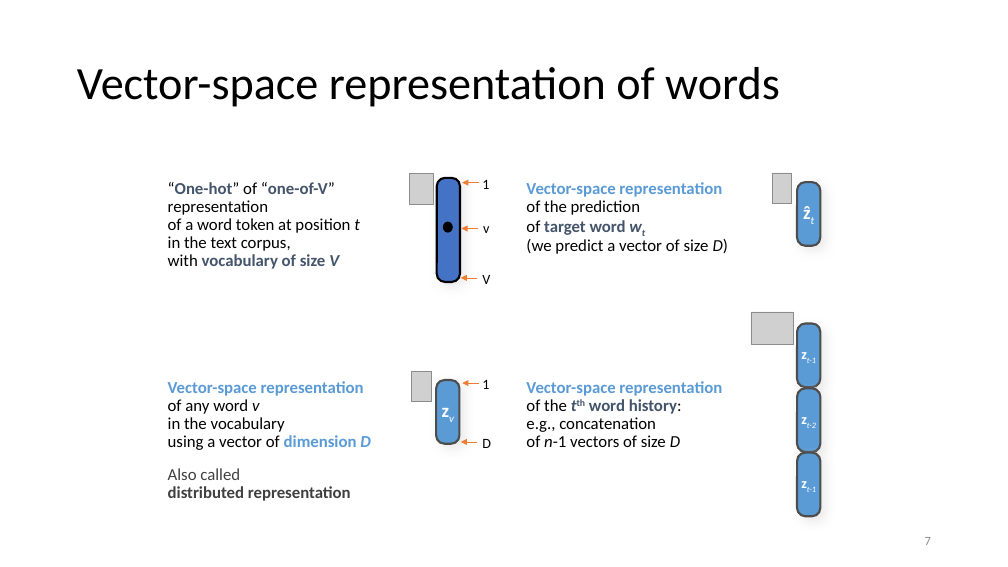
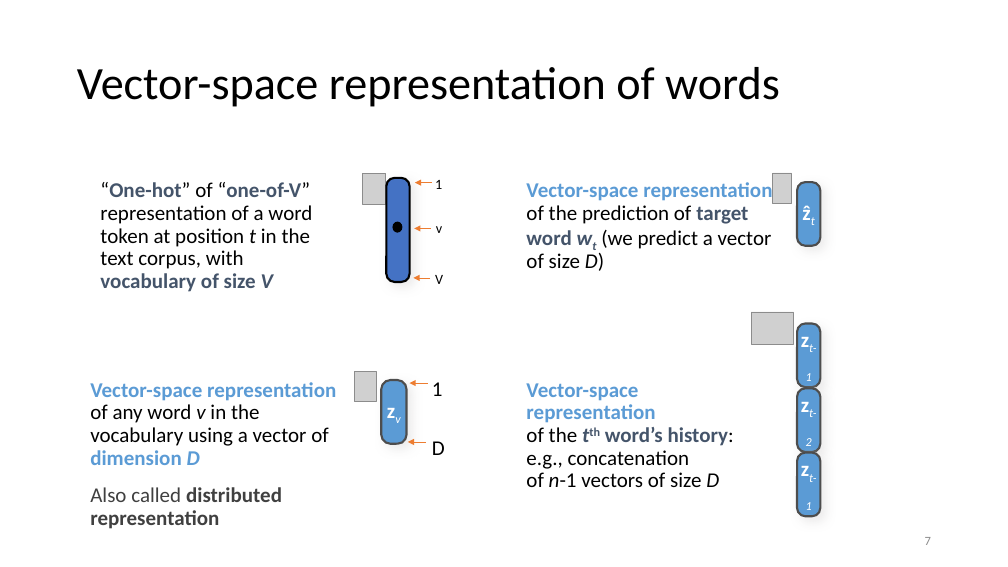
Before and after one commit to isi-nlp/csci_544_fa_18_slides, a slide deck: slide 7 of neural_lm_0928.pptx. Drawn at 1008x567 pixels with LibreOffice and Linux fonts; fonts in the diff are those of the drawing; grey boxes stand for pictures. Boxes give left, top, right and bottom in pixels: in the first picture for what was removed or moved away, otherwise in the second. Text is boxed around its words. In the diff, an @@ line names an element or a change of style, - is before the commit and + after.

Commit message:
update nlm

```diff
--- a/neural_lm_0928.pptx
+++ b/neural_lm_0928.pptx
@@ text "“One-hot” of “one-of-V” representation of ...": place and size @@
-text "“One-hot” of “one-of-V” representation of ..." at box(168, 182, 360, 269)
+text "“One-hot” of “one-of-V” representation of ..." at box(100, 182, 312, 292)
@@ picture added at box(362, 173, 386, 203) @@
@@ picture removed at box(410, 173, 433, 203) @@
@@ 3 arrows, 2 texts: place and size @@
-3 arrows, 2 texts at box(461, 180, 490, 284)
+3 arrows, 2 texts at box(414, 180, 443, 284)
@@ size 16 to 20 pt in 3 elements at box(526, 182, 772, 271), box(100, 182, 312, 292), box(90, 382, 336, 502) @@
@@ text "Vector-space representation of any word ...": place and size @@
-text "Vector-space representation of any word ..." at box(168, 381, 371, 501)
+text "Vector-space representation of any word ..." at box(90, 382, 336, 502)
@@ picture added at box(354, 371, 376, 402) @@
@@ rounded rectangle "zv": place and size @@
-rounded rectangle "zv" at box(436, 380, 460, 444)
+rounded rectangle "zv" at box(381, 380, 406, 444)
@@ rounded rectangle "zv" at box(381, 380, 406, 444): size 18 to 20 pt @@
@@ 1 text, 1 rounded rectangle, 1 ellipse, 1 arrow: place and size @@
-1 text, 1 rounded rectangle, 1 ellipse, 1 arrow at box(437, 178, 489, 383)
+1 text, 1 rounded rectangle, 1 ellipse, 1 arrow at box(386, 178, 442, 383)
@@ picture removed at box(411, 371, 432, 402) @@
@@ text "1": place and size @@
-text "1" at box(482, 380, 489, 389)
+text "1" at box(432, 382, 443, 396)
@@ text at box(526, 383, 734, 487): text changed; size 16 to 20 pt @@
-Vector-space representation
-of the tth word history:
-e.g., concatenation
-of n-1 vectors of size D
+Vector-space representation
+of the tth word’s history:
+e.g., concatenation
+of n-1 vectors of size D
@@ arrow moved from (478, 442) - (461, 442) to (426, 442) - (408, 442) @@
@@ size 13.5 to 20 pt in 5 elements at box(797, 324, 820, 387), box(797, 389, 820, 452), box(797, 453, 820, 516), box(432, 382, 443, 396), box(432, 441, 445, 455) @@
@@ text "D": place and size @@
-text "D" at box(482, 439, 491, 448)
+text "D" at box(432, 441, 445, 455)
```
Also in this commit, not shown: 4 other slides changed.
